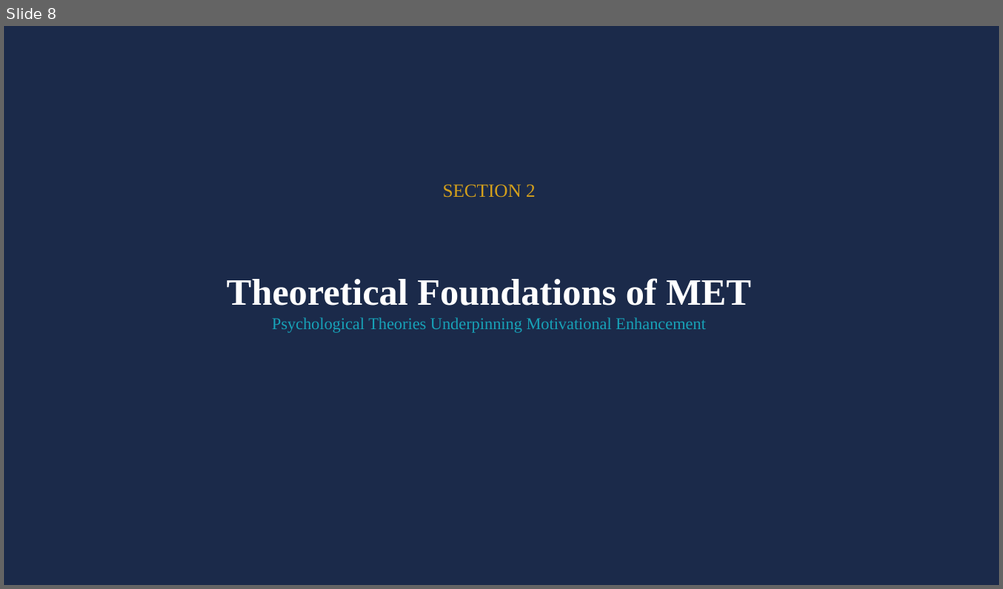
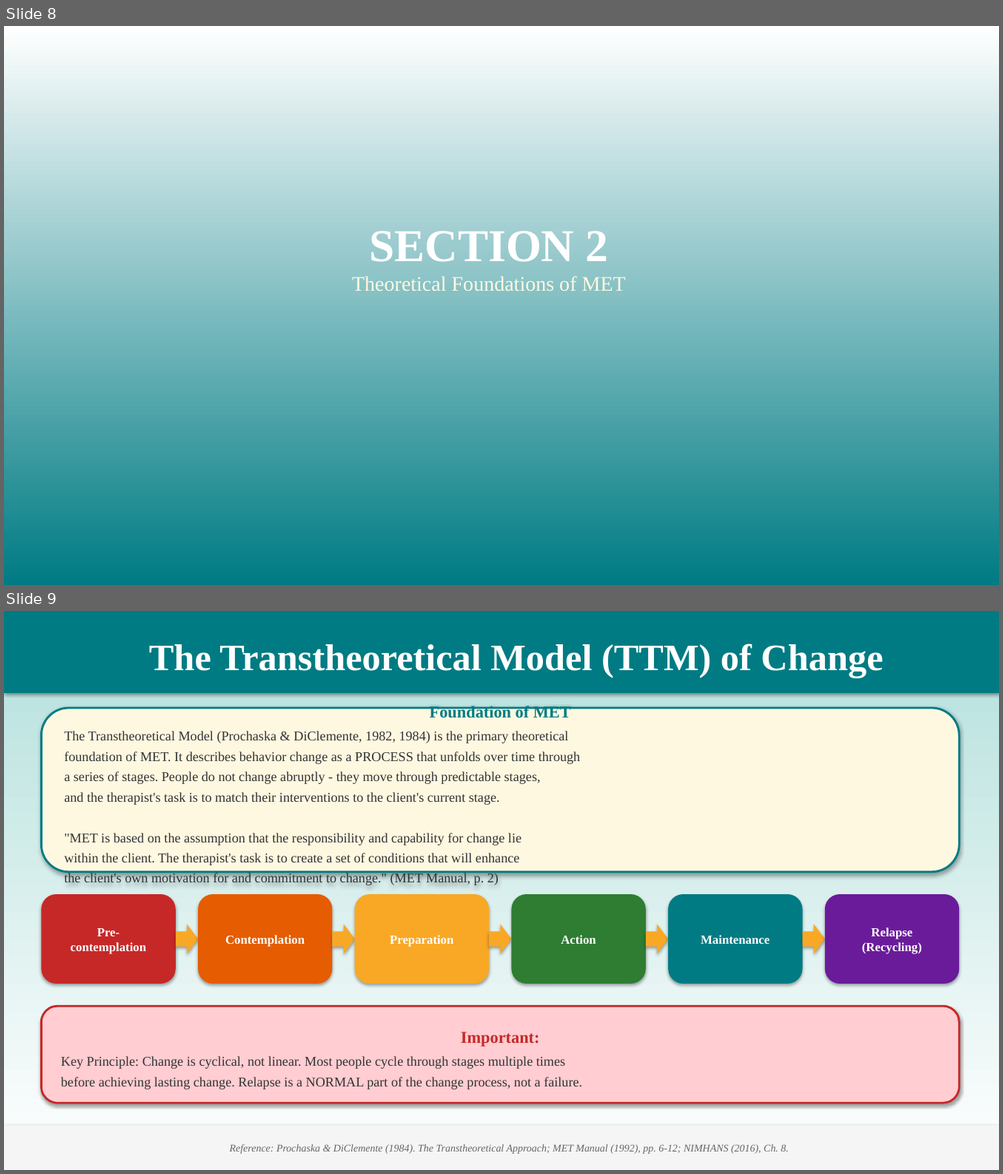
Before and after one commit to tejasdangodra786-byte/Dango-kiro, a slide deck: MET_Comprehensive_Presentation.pptx. Shown one above the other, each under a label of ours: slide 8 before the commit, slides 8 and 9 after it. The pictures are 1003x589 and 1003x1174 pixels, drawn with LibreOffice and Linux fonts; fonts in the diff are those of the drawing. Boxes give left, top, right and bottom in pixels: in the first picture for what was removed or moved away, otherwise in the second. Text is boxed around its words. In the diff, an @@ line names an element or a change of style, - is before the commit and + after.

Commit message:
MET Presentation v4: Book-based rebuild with 62 slides
- Content primarily based on MET Manual (NIAAA Project MATCH) and NIMHANS Substance Use Disorders book
- Detailed Transtheoretical Model explanation (all 6 stages)
- Self-Efficacy and Cognitive Dissonance theory sections
- FRAMES, OARS, DARES explained with clinical examples
- Session-by-session guide (4 sessions) with HOW TO do the therapy
- Clinical dialogues from the manual
- Handling resistance strategies with examples
- Case conceptualization (anonymized) with session-wise plan
- 6 printable worksheets (Change Plan, Decisional Balance, Rulers, Diary, RP Plan, Values)
- Research effectiveness section: Project MATCH, UKATT, meta-analyses, Indian research
- Colorful visual design with multiple colors, visual boxes, gradient backgrounds
- Times New Roman font, titles 36pt, content 14pt
- References on every slide
- Therapist traps to avoid section

```diff
--- a/MET_Comprehensive_Presentation.pptx
+++ b/MET_Comprehensive_Presentation.pptx
@@ slide 9 added at [4, 611, 999, 1170], background #FFFFFF @@
@@ rectangle added at [4, 611, 999, 1170], fill gradient #FFFFFF to #B2DFDB @@
@@ rectangle added at [4, 611, 999, 693], fill #007B83, 36 pt, text #FFFFFF, bold @@
+The Transtheoretical Model (TTM) of Change
@@ rounded rectangle added at [41, 708, 959, 872], fill #FFF8E1, outline #007B83 2 pt, 13 pt, text #333333 @@
+Foundation of MET
+The Transtheoretical Model (Prochaska & DiClemente, 1982, 1984) is the primary theoretical
+foundation of MET. It describes behavior change as a PROCESS that unfolds over time through
+a series of stages. People do not change abruptly - they move through predictable stages,
+and the therapist's task is to match their interventions to the client's current stage.
+"MET is based on the assumption that the responsibility and capability for change lie
+within the client. The therapist's task is to create a set of conditions that will enhance
+the client's own motivation for and commitment to change." (MET Manual, p. 2)
@@ rounded rectangle added at [41, 894, 176, 984], fill #C62828, 12 pt, text #FFFFFF, bold @@
+Pre-
+contemplation
@@ rounded rectangle added at [198, 894, 333, 984], fill #E65C00, 12 pt, text #FFFFFF, bold @@
+Contemplation
@@ rounded rectangle added at [355, 894, 489, 984], fill #F9A825, 12 pt, text #FFFFFF, bold @@
+Preparation
@@ rounded rectangle added at [512, 894, 646, 984], fill #2E7D32, 12 pt, text #FFFFFF, bold @@
+Action
@@ rounded rectangle added at [668, 894, 802, 984], fill #007B83, 12 pt, text #FFFFFF, bold @@
+Maintenance
@@ rounded rectangle added at [825, 894, 959, 984], fill #6A1B9A, 12 pt, text #FFFFFF, bold @@
+Relapse
+(Recycling)
@@ right arrow added at [176, 924, 198, 954], fill #F9A825 @@
@@ right arrow added at [333, 924, 355, 954], fill #F9A825 @@
@@ right arrow added at [489, 924, 512, 954], fill #F9A825 @@
@@ right arrow added at [646, 924, 668, 954], fill #F9A825 @@
@@ right arrow added at [802, 924, 825, 954], fill #F9A825 @@
@@ rounded rectangle added at [41, 1006, 959, 1103], fill #FFCDD2, outline #C62828 2 pt, 13 pt, text #333333 @@
+Important:
+Key Principle: Change is cyclical, not linear. Most people cycle through stages multiple times
+before achieving lasting change. Relapse is a NORMAL part of the change process, not a failure.
@@ rectangle added at [4, 1126, 999, 1170], fill #F5F5F5, 10 pt, text #666666, italic @@
+Reference: Prochaska & DiClemente (1984). The Transtheoretical Approach; MET Manual (1992), pp. 6-12; NIMHANS (2016), Ch. 8.
@@ slide 8 changed as well @@
@@ rectangle at [4, 26, 999, 585]: fill #1B2A4A to gradient #007B83 to #FFFFFF @@
@@ text "SECTION 2": place and size @@
-text "SECTION 2" at [443, 184, 535, 198]
+text "SECTION 2" at [352, 231, 626, 291]
@@ text at [369, 231, 609, 262]: size 18 to 44 pt, text colour #D4A01C to #FFFFFF, bold on in "SECTION 2" @@
@@ text removed at [227, 278, 751, 333] @@
-Theoretical Foundations of MET
-Psychological Theories Underpinning Motivational Enhancement
@@ text at [352, 276, 626, 291]: paragraph added @@
+Theoretical Foundations of MET
```
Also in this commit, not shown: 3 other slides changed, 57 other slides added, 147 slides removed, 1 other file.
